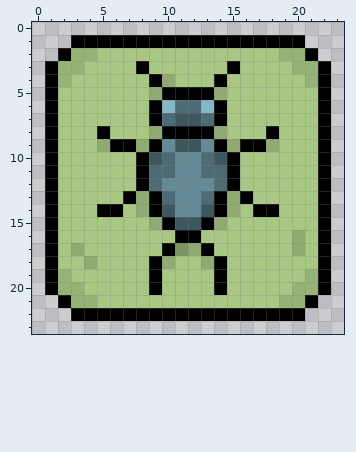
Pixel-art sprite -- public/img/helpers/bug.png. This is how it looked before the edit.
The file is 24x24 pixels.
Now the later version:
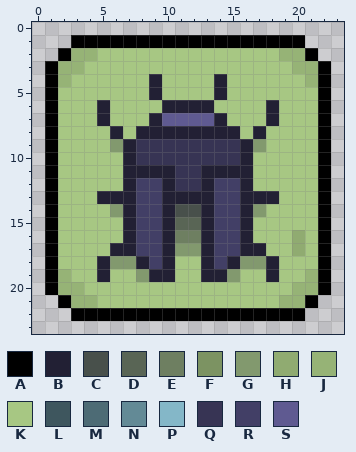
Palette (. is transparent): A #000000  B #222034  C #48504b  D #596555  E #6e7f61  F #7c9362  G #82996e  H #90ab71  J #96b376  K #a7c783  L #3e565e  M #4d6b75  N #638a96  P #84b7c8  Q #373454  R #423f66  S #5f5a91
From old to new:
The edit turns colour A into colour B in row 4 at x 9 and 14; in row 7 at x 9 and 14; in row 8 at x 10 to 13; in row 9 at x 7 and 16; in row 11 at x 8 and 15; in row 13 at x 7 and 16.
The edit turns colour A into colour B in row 15 at x 10 and 13; in row 17 at x 10 and 13; in row 19 at x 9 and 14.
The edit turns colour H into colour B in row 5 at x 9 and 14; in row 8 at x 9 and 14; in row 18 at x 10 and 13.
The edit turns colour K into colour B in rows 6 to 7 at x 5 and 18; in row 8 at x 6, 8, 15 and 17; in rows 10 to 12 at x 7 and 16; in row 13 at x 5 to 6 and 17 to 18; in rows 14 to 15 at x 7 and 16; in row 16 at x 7, 10, 13 and 16.
The edit turns colour K into colour B in row 17 at x 6 to 7 and 16 to 17; in row 18 at x 5, 8, 15 and 18; in row 19 at x 5, 10, 13 and 18.
The edit turns colour L into colour B in row 14 at x 10 and 13.
The edit turns colour M into colour B in row 6 at x 11 to 12; in row 11 at x 9 to 10 and 13 to 14; in row 13 at x 10 and 13.
The edit turns colour N into colour B in row 12 at x 10 and 13; in row 13 at x 11 to 12.
The edit turns colour P into colour B in row 6 at x 10 and 13.
The edit turns colour N into colour C in row 14 at x 11 to 12.
The edit turns colour L into colour D in row 15 at x 11 to 12.
The edit turns colour A into colour E in row 16 at x 11 to 12.
The edit turns colour A into colour G in row 9 at x 6 and 17; in row 14 at x 6 and 17.
The edit turns colour F into colour G in row 17 at x 11.
The edit turns colour H into colour G in row 17 at x 12.
The edit turns colour K into colour G in row 18 at x 6 to 7 and 16 to 17; in row 19 at x 8 and 15.
The edit turns colour A into colour K in row 3 at x 8 and 15; in row 5 at x 10 to 13; in row 6 at x 9 and 14; in row 8 at x 5 and 18; in row 14 at x 5 and 18; in row 20 at x 9 and 14.
The edit turns colour H into colour K in row 4 at x 10; in row 9 at x 5 and 18; in row 17 at x 3; in row 18 at x 4.
The edit turns colour A into colour Q in row 9 at x 9 and 14; in row 10 at x 8 and 15.
The edit turns colour H into colour Q in row 9 at x 8 and 15.
The edit turns colour L into colour Q in row 9 at x 11 to 12; in row 10 at x 9 and 14.
The edit turns colour M into colour Q in row 10 at x 10 and 13.
The edit turns colour N into colour Q in row 9 at x 10 and 13; in rows 10 to 12 at x 11 to 12.
The edit turns colour A into colour R in row 12 at x 8 and 15; in rows 13 to 14 at x 9 and 14; in row 18 at x 9 and 14.
The edit turns colour H into colour R in rows 13 to 14 at x 8 and 15; in row 15 at x 9 and 14.
The edit turns colour K into colour R in row 15 at x 8 and 15; in rows 16 to 17 at x 8 to 9 and 14 to 15.
The edit turns colour M into colour R in row 12 at x 9 and 14.
The edit turns colour L into colour S in row 7 at x 11 to 12.
The edit turns colour M into colour S in row 7 at x 10 and 13.
Boxes around the changes in both pictures, in picture pixels (x1, y1, x2, y2):
changed: (71, 61, 279, 295)
